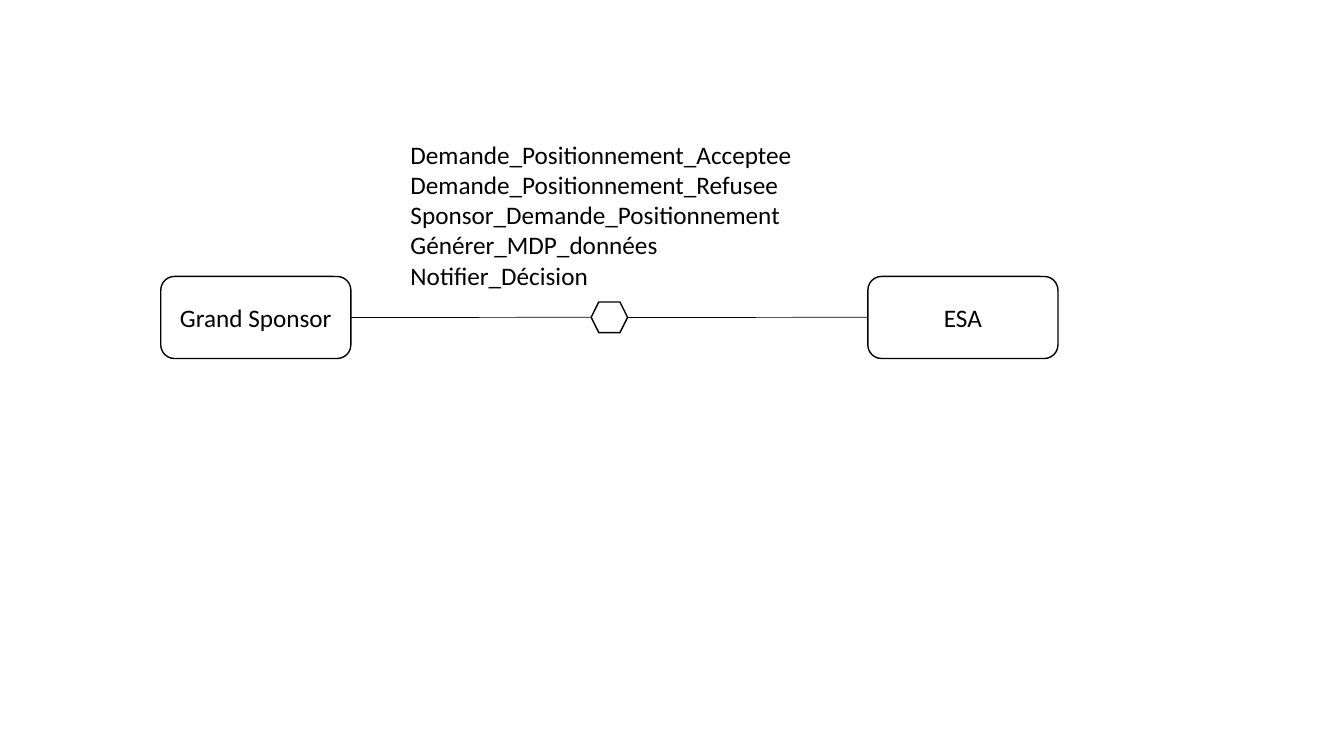
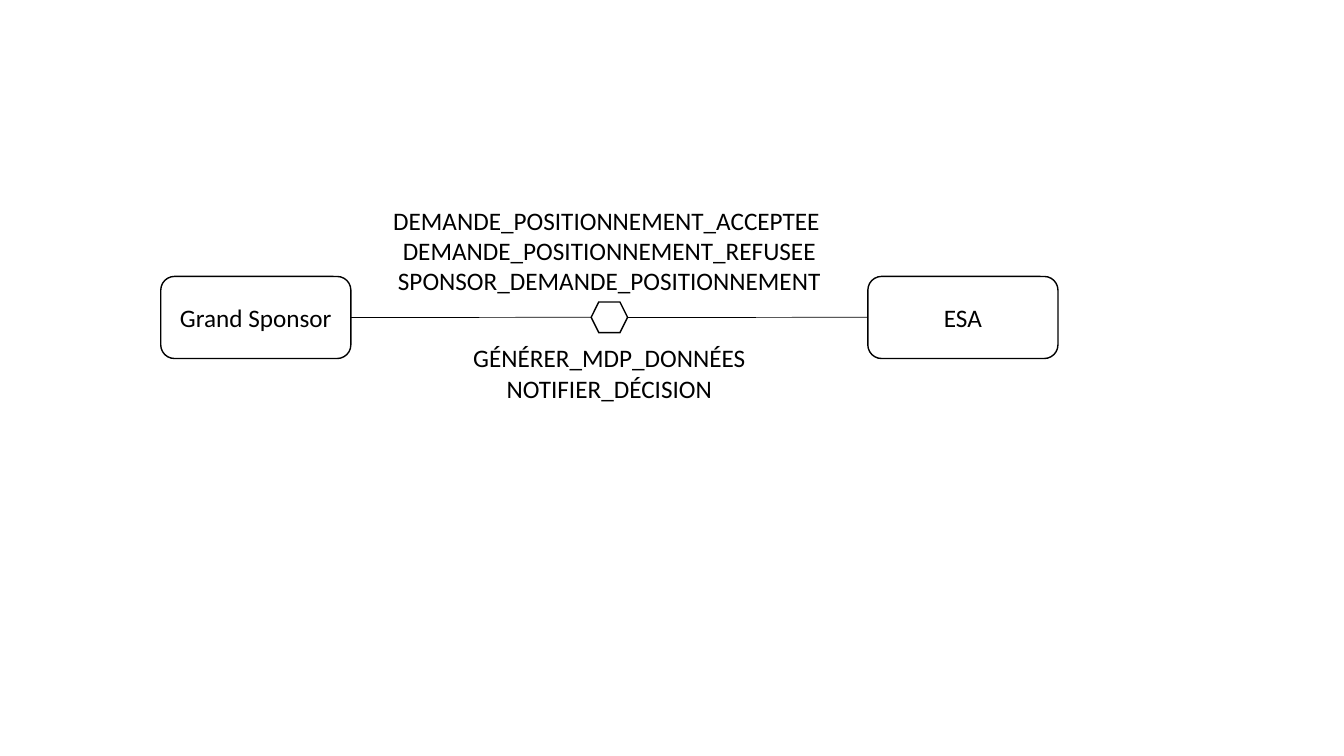
Before and after one commit to archivenalde/dm-ssd, a slide deck: slide 1 of diagramme-collaboration1.pptx. Drawn at 1344x756 pixels with LibreOffice and Linux fonts; fonts in the diff are those of the drawing. Boxes give left, top, right and bottom in pixels: in the first picture for what was removed or moved away, otherwise in the second. Text is boxed around its words. In the diff, an @@ line names an element or a change of style, - is before the commit and + after.

```diff
--- a/diagramme-collaboration1.pptx
+++ b/diagramme-collaboration1.pptx
@@ text at bbox=[393, 213, 820, 294]: text changed @@
-Demande_Positionnement_Acceptee
-Demande_Positionnement_Refusee
-Sponsor_Demande_Positionnement
-Générer_MDP_données
-Notifier_Décision
+DEMANDE_POSITIONNEMENT_ACCEPTEE
+DEMANDE_POSITIONNEMENT_REFUSEE
+SPONSOR_DEMANDE_POSITIONNEMENT
@@ text added at bbox=[473, 347, 745, 402], 18 pt, text #000000 @@
+GÉNÉRER_MDP_DONNÉES
+NOTIFIER_DÉCISION
```
Also in this commit, not shown: 3 other files.
